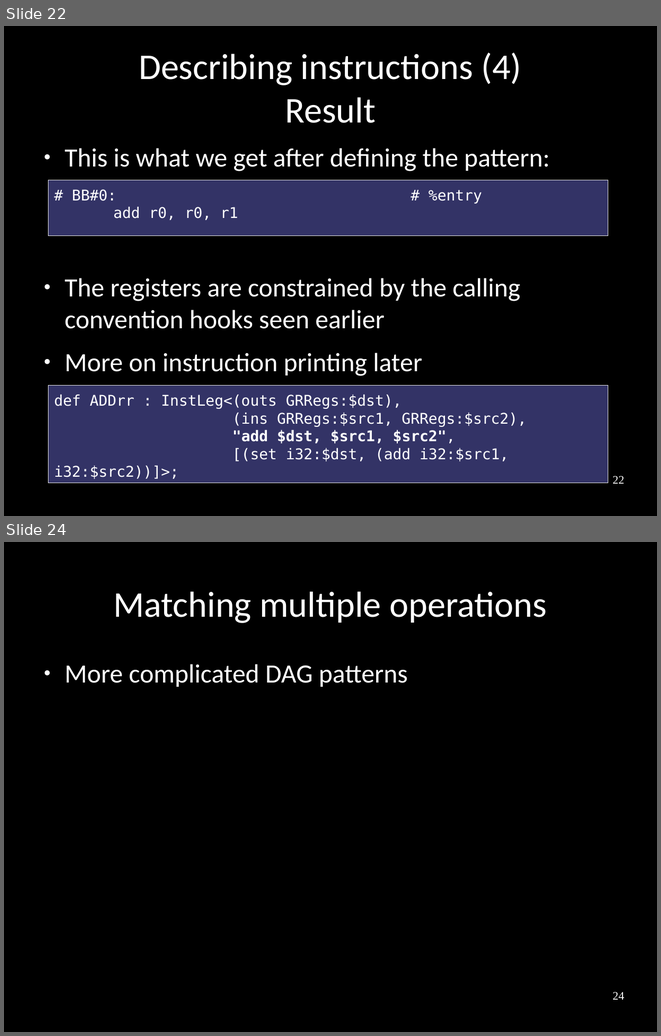
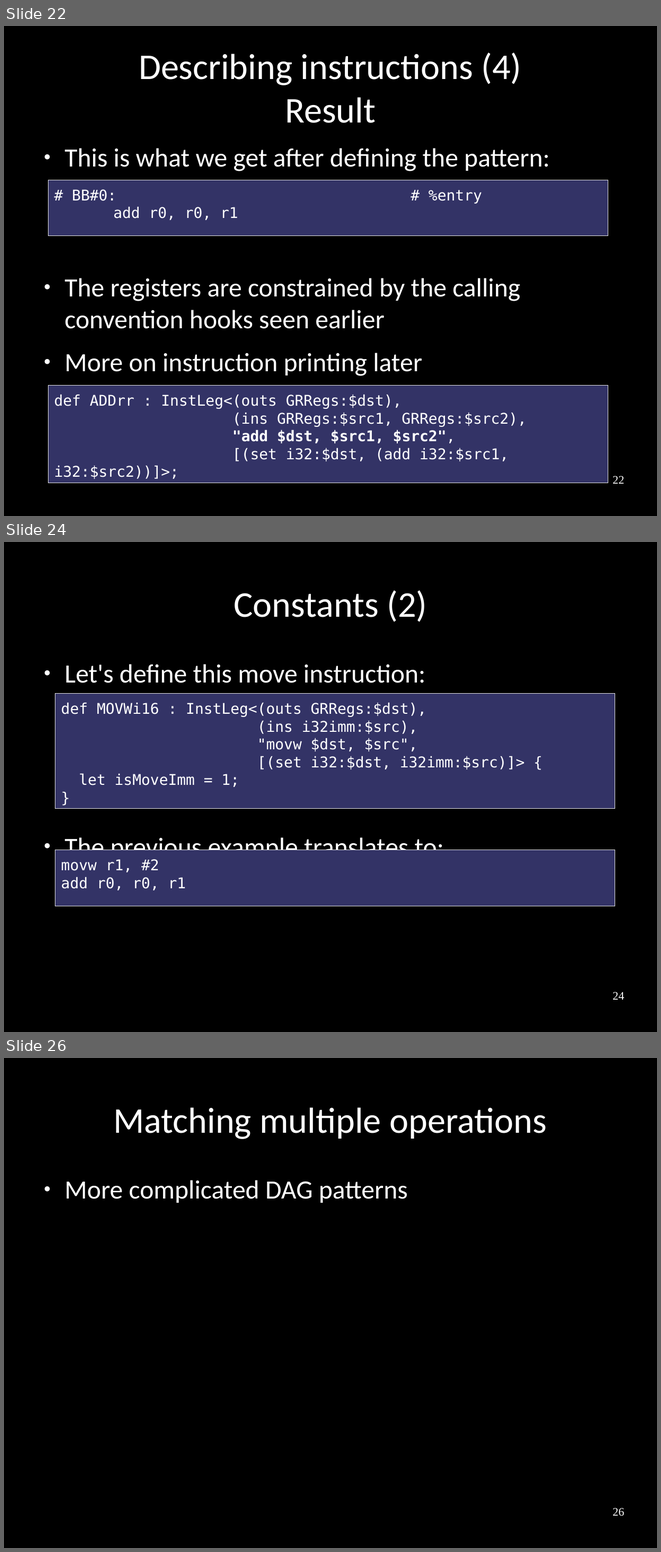
Before and after one commit to frasercrmck/llvm-leg, a slide deck: docs/Codeplay/Slides.odp. Shown one above the other, each under a label of ours: slides 22 and 24 before the commit, slides 22, 24 and 26 after it; the slides between them are not shown. The pictures are 661x1036 and 661x1552 pixels, drawn with LibreOffice and Linux fonts; fonts in the diff are those of the drawing. Boxes give left, top, right and bottom in pixels: in the first picture for what was removed or moved away, otherwise in the second. Text is boxed around its words. In the diff, an @@ line names an element or a change of style, - is before the commit and + after.

Commit message:
Constants

```diff
--- a/docs/Codeplay/Slides.odp
+++ b/docs/Codeplay/Slides.odp
@@ slide 24 added at bbox=[4, 542, 657, 1032], background #000000 @@
@@ title added at bbox=[233, 590, 427, 622], 44 pt, text #FFFFFF @@
+Constants (2)
@@ text added at bbox=[64, 664, 444, 862], 32 pt, text #FFFFFF @@
+● Let's define this move instruction:
+● The previous example translates to:
@@ rectangle added at bbox=[55, 693, 616, 808], fill #333366, outline #E6E6E6 0 pt, 18 pt, text #FFFFFF @@
+def MOVWi16 : InstLeg<(outs GRRegs:$dst),
+(ins i32imm:$src),
+"movw $dst, $src",
+[(set i32:$dst, i32imm:$src)]> {
+let isMoveImm = 1;
+}
@@ rectangle added at bbox=[55, 850, 616, 906], fill #333366, outline #E6E6E6 0 pt, 18 pt, text #FFFFFF @@
+movw r1, #2
+add r0, r0, r1
@@ page number added at bbox=[612, 991, 624, 999], 14 pt, text #FFFFFF @@
+24
@@ what was slide 24 is now slide 26 @@
@@ page number at bbox=[612, 1507, 624, 1516]: text changed @@
-24
+26
```
Also in this commit, not shown: 3 slides changed, 3 other slides added, 1 slide removed.
